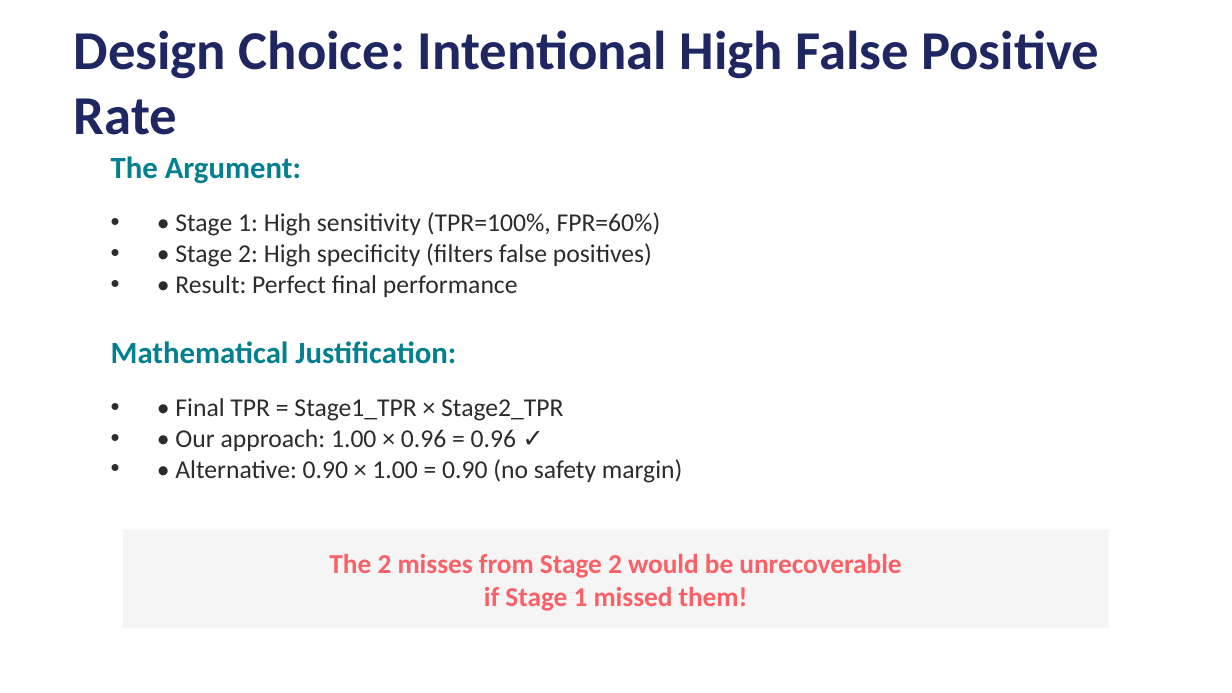
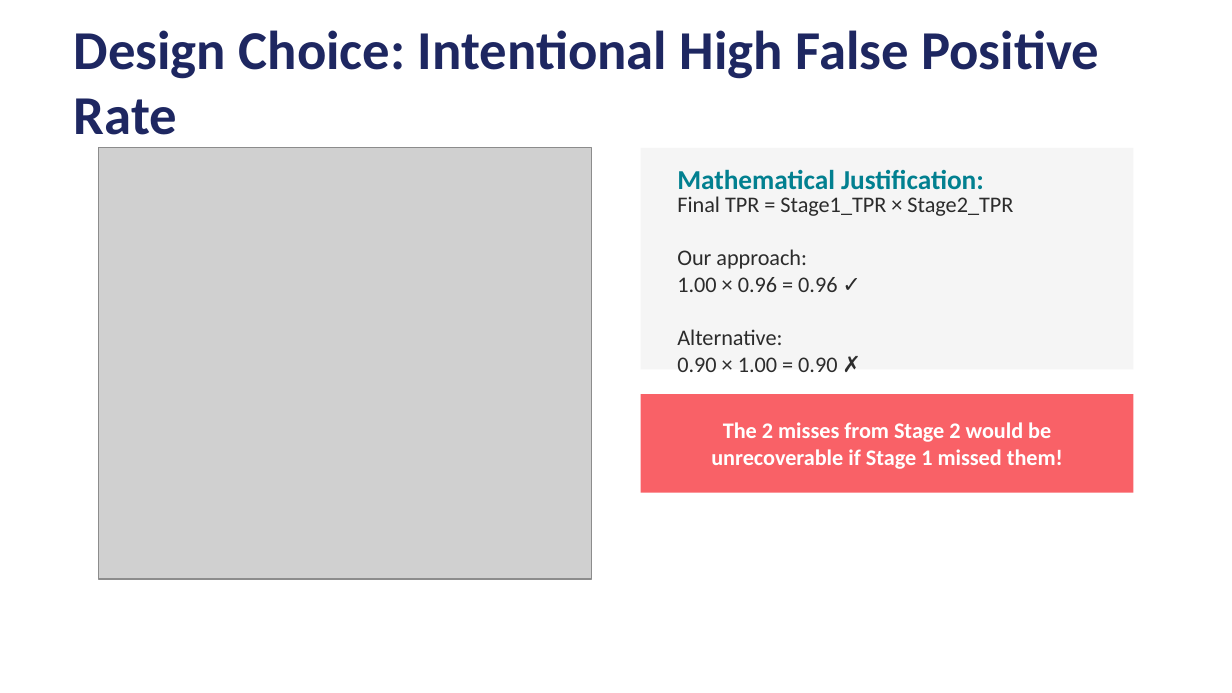
Before and after one commit to ThaniJames/R7020E_Group_7_Object-Detection-and-Localization, a slide deck: slide 6 of Fire_Extinguisher_Detection_Presentation.pptx (slide 5 before the commit). Drawn at 1232x693 pixels with LibreOffice and Linux fonts; fonts in the diff are those of the drawing; grey boxes stand for pictures. Boxes give left, top, right and bottom in pixels: in the first picture for what was removed or moved away, otherwise in the second. Text is boxed around its words. In the diff, an @@ line names an element or a change of style, - is before the commit and + after.

```diff
--- a/Fire_Extinguisher_Detection_Presentation.pptx
+++ b/Fire_Extinguisher_Detection_Presentation.pptx
@@ picture added at (99,148,591,579) @@
@@ rectangle added at (641,148,1133,370), fill #F5F5F5 @@
@@ text removed at (111,156,301,184) @@
-The Argument:
@@ text "Mathematical Justification:": place and size @@
-text "Mathematical Justification:" at (111,341,456,364)
+text "Mathematical Justification:" at (677,169,984,190)
@@ text "Mathematical Justification:" at (677,169,984,190): size 18 to 16 pt @@
@@ text at (677,196,1013,372): text changed; size 15 to 13 pt @@
-• • Final TPR = Stage1_TPR × Stage2_TPR
-• • Our approach: 1.00 × 0.96 = 0.96 ✓
-• • Alternative: 0.90 × 1.00 = 0.90 (no safety margin)
+Final TPR = Stage1_TPR × Stage2_TPR
+Our approach:
+1.00 × 0.96 = 0.96 ✓
+Alternative:
+0.90 × 1.00 = 0.90 ✗
@@ text removed at (175,212,661,297) @@
-• • Stage 1: High sensitivity (TPR=100%, FPR=60%)
-• • Stage 2: High specificity (filters false positives)
-• • Result: Perfect final performance
@@ rectangle: place and size @@
-rectangle at (123,530,1109,628)
+rectangle at (641,394,1133,493)
@@ rectangle at (641,394,1133,493): fill #F5F5F5 to #F96167 @@
@@ text at (711,422,1063,469): text changed; size 16 to 13 pt; text colour #F96167 to #FFFFFF @@
-The 2 misses from Stage 2 would be unrecoverable
-if Stage 1 missed them!
+The 2 misses from Stage 2 would be
+unrecoverable if Stage 1 missed them!
```
Also in this commit, not shown: 3 other slides changed, 7 slides added, 7 slides removed.
